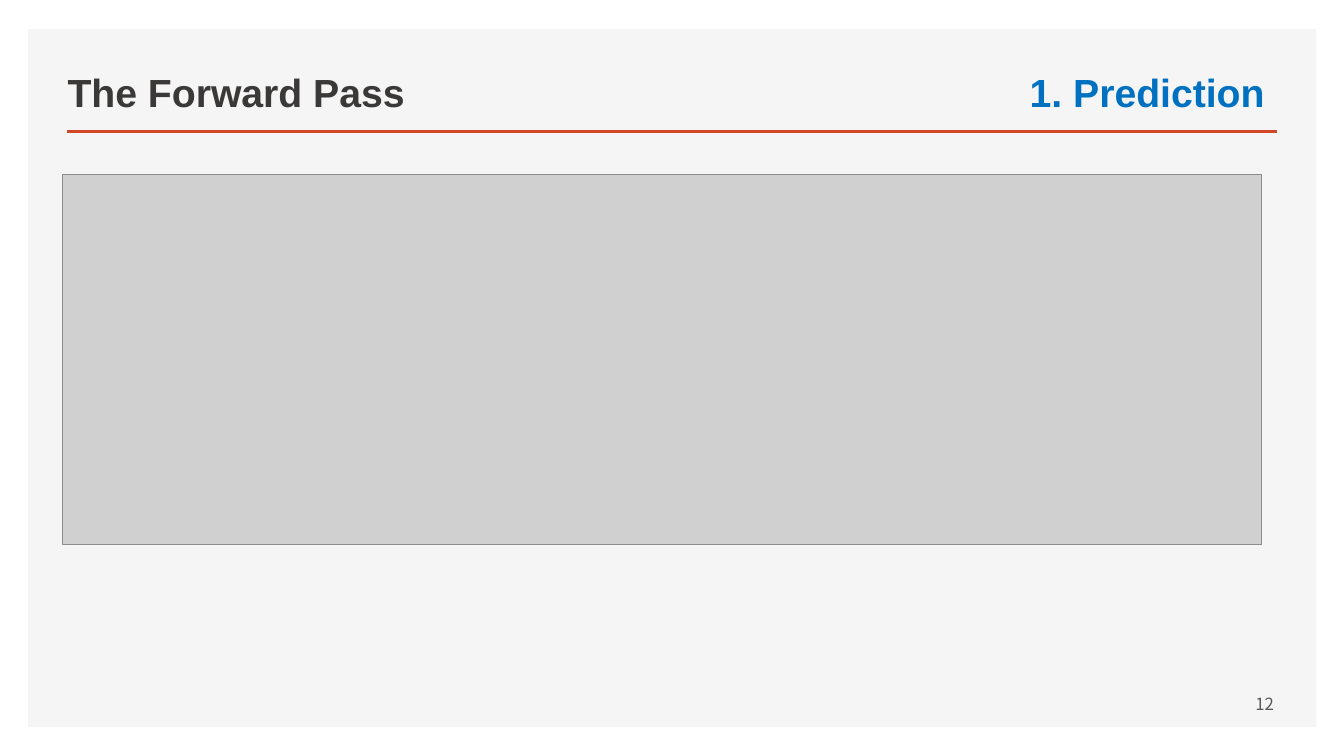
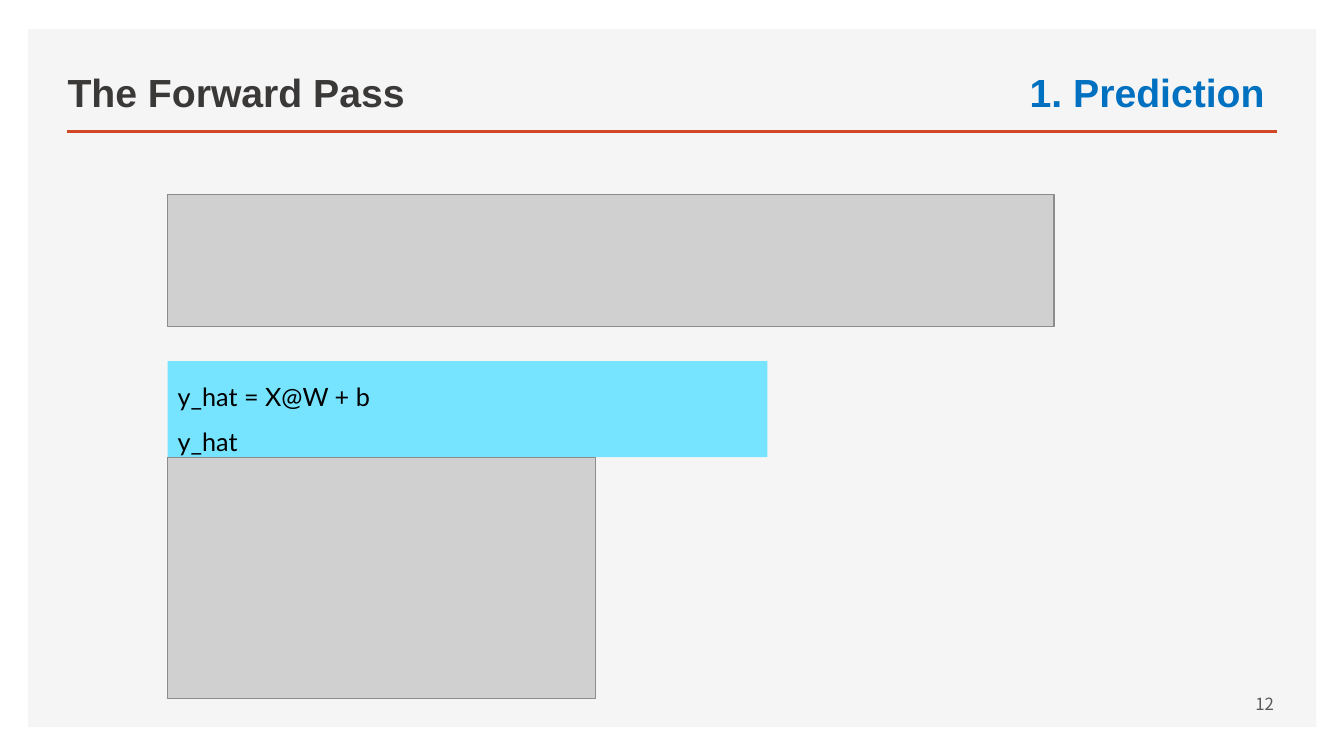
Before and after one commit to ancestor9/mathematics-for-machine-learning, a slide deck: slide 12 of Linear_Algebra/w5_02_Deep_Learning_with_pytorch.pptx. Drawn at 1344x756 pixels with LibreOffice and Linux fonts; fonts in the diff are those of the drawing; grey boxes stand for pictures. Boxes give left, top, right and bottom in pixels: in the first picture for what was removed or moved away, otherwise in the second. Text is boxed around its words. In the diff, an @@ line names an element or a change of style, - is before the commit and + after.

```diff
--- a/Linear_Algebra/w5_02_Deep_Learning_with_pytorch.pptx
+++ b/Linear_Algebra/w5_02_Deep_Learning_with_pytorch.pptx
@@ picture removed at (x1=63, y1=174, x2=1262, y2=545) @@
@@ picture added at (x1=167, y1=195, x2=1054, y2=327) @@
@@ rectangle added at (x1=167, y1=361, x2=767, y2=457), fill #76E3FF, 18 pt, text #000000 @@
+y_hat = X@W + b
+y_hat
@@ picture added at (x1=167, y1=458, x2=595, y2=700) @@
```
Also in this commit, not shown: 5 other slides changed, 1 slide added, 1 slide removed.
